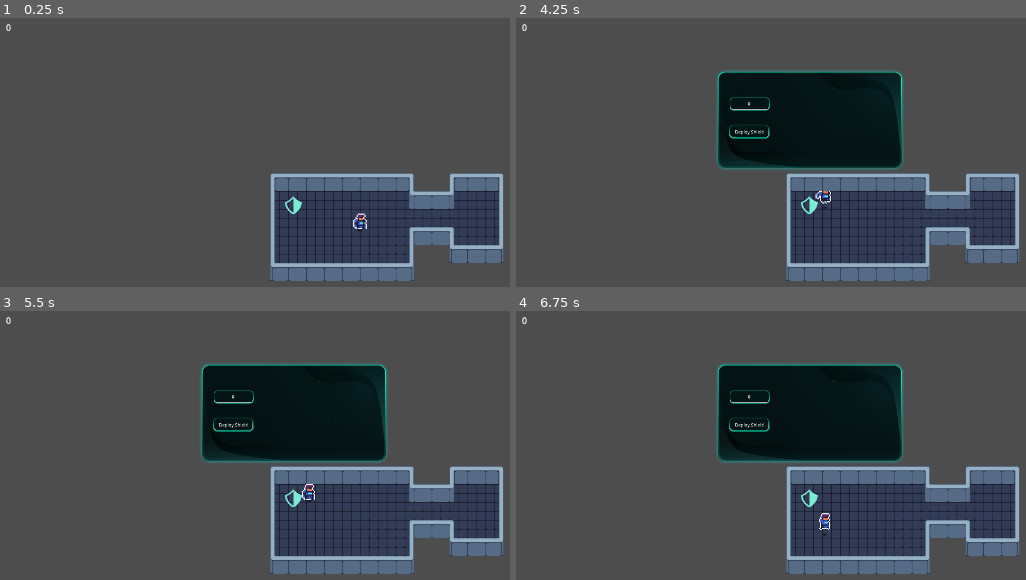
Above: before the commit, frames 1-4 (two rows, left to right).
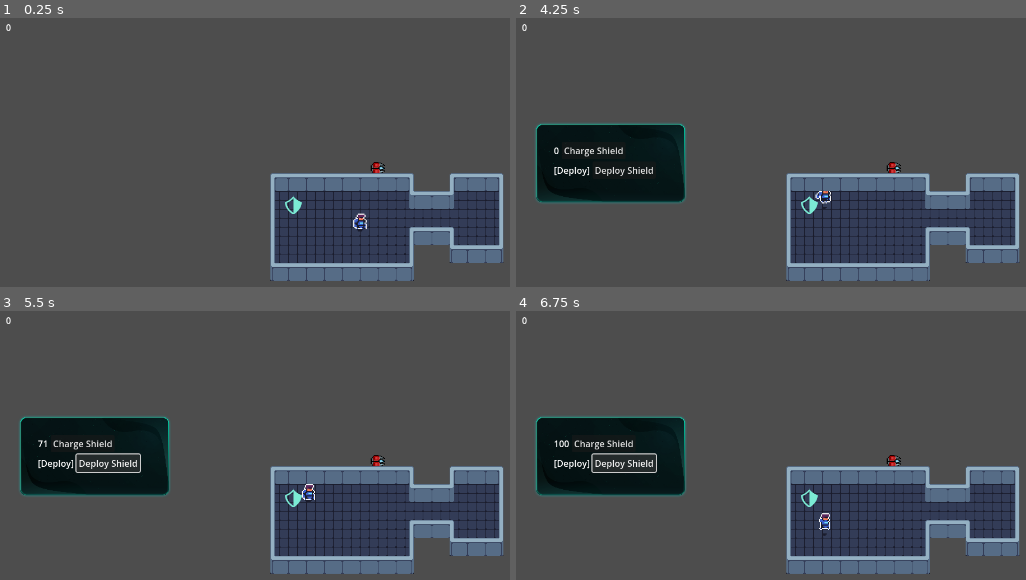
Above: after the commit, the same moments.

Repository: PelleSwelle/spaceship-manager
Game: Godot game, scene res://game.tscn
The game is run twice, just before and just after one commit, with the same random seed, the same clock (stepped at 60 frames per second) and the same inputs.
Inputs:
- Up to frame 1 (0.25 s): no input
- Up to frame 2 (4.25 s): tap Enter at 0.5, 2.75 s; hold Right (ui_right) 0.53-1.28 s; hold Down (ui_down) 1.28-2.03 s; tap Space at 2 s; hold Right (ui_right) 2.03-2.78 s; hold Up (ui_up) 2.78-3.53 s; hold Left (ui_left) from 3.53 s (still down)
- Up to frame 3 (5.5 s): release Left (ui_left) at 4.25 s; click "0" (after the commit: "Charge Shield") at 4.25 s; click "Deploy Shield" at 5 s
- Up to frame 4 (6.75 s): tap Space at 5.75 s; hold Left (ui_left) 5.78-6.53 s; hold Down (ui_down) from 6.53 s (still down)

The runs differ from the first frame. In frame 1, less than 0.1% of the frame differs, in the area x 72-76%, y 53-58%; in frame 2, 22%, in the area x 3-76%, y 19-69%; in frame 3, 22%; in frame 4, 22%.

Commit message:
working UI, added turret

Diff:
--- a/UI/ui.tscn
+++ b/UI/ui.tscn
@@ -10,6 +10,7 @@
 anchors_preset = 15
 anchor_right = 1.0
 anchor_bottom = 1.0
+offset_right = -1300.0
 grow_horizontal = 2
 grow_vertical = 2
 
--- a/shield.tscn
+++ b/shield.tscn
@@ -177,7 +177,7 @@
 [node name="shield" type="AnimatedSprite2D"]
 z_index = -2
 position = Vector2(4.76837e-07, 0)
-scale = Vector2(2.5, 2.5)
+scale = Vector2(1.76667, 1.76667)
 sprite_frames = SubResource("SpriteFrames_b30t4")
 animation = &"idle"
 script = ExtResource("2_0lyuq")
--- a/shield_interface.gd
+++ b/shield_interface.gd
@@ -1,4 +1,4 @@
-extends Sprite2D
+extends CanvasLayer
 
 @export var chargeRate: float = .4
 var currentCharge: float = 0
@@ -13,7 +13,7 @@
 var shieldSprite = preload('res://shield.tscn')
 
 func _ready():
-	chargeLabel = $chargeButton/chargeLabel
+	chargeLabel = %chargeLabel
 
 # Called every frame. 'delta' is the elapsed time since the previous frame.
 func _process(delta):
--- a/shield_interface.tscn
+++ b/shield_interface.tscn
@@ -1,61 +1,64 @@
-[gd_scene load_steps=7 format=3 uid="uid://dt021xqgrscjq"]
+[gd_scene load_steps=3 format=3 uid="uid://dt021xqgrscjq"]
 
 [ext_resource type="Texture2D" uid="uid://b7uoh0kjyn1a0" path="res://1. Free Hologram Interface Wenrexa/Card X3/Card X5.png" id="1_tn4fm"]
 [ext_resource type="Script" path="res://shield_interface.gd" id="2_4hvh4"]
-[ext_resource type="Texture2D" uid="uid://c4tjiyntjribh" path="res://1. Free Hologram Interface Wenrexa/Button 1/Button Normal.png" id="2_uf57s"]
-[ext_resource type="Texture2D" uid="uid://cj4shp4pqpqic" path="res://1. Free Hologram Interface Wenrexa/Button 1/Button Active.png" id="3_imbvp"]
-[ext_resource type="Texture2D" uid="uid://65csq1751g15" path="res://1. Free Hologram Interface Wenrexa/Button 1/Button Hover.png" id="4_eix6g"]
-[ext_resource type="Texture2D" uid="uid://qb77v2mnuqdv" path="res://1. Free Hologram Interface Wenrexa/Button 1/Button Disable.png" id="5_l0nib"]
 
-[node name="shieldInterface" type="Sprite2D"]
-z_index = 10
-position = Vector2(171.179, 92.375)
-scale = Vector2(0.491379, 0.491379)
-texture = ExtResource("1_tn4fm")
+[node name="CanvasLayer" type="CanvasLayer"]
+offset = Vector2(400, 400)
+transform = Transform2D(1, 0, 0, 1, 400, 400)
 script = ExtResource("2_4hvh4")
 
-[node name="chargeButton" type="TextureButton" parent="."]
-offset_left = -292.0
-offset_top = -84.0
-offset_right = -145.0
-offset_bottom = -34.0
-texture_normal = ExtResource("2_uf57s")
-texture_pressed = ExtResource("3_imbvp")
-texture_hover = ExtResource("4_eix6g")
-texture_disabled = ExtResource("5_l0nib")
-ignore_texture_size = true
-stretch_mode = 4
+[node name="Sprite2D" type="Sprite2D" parent="."]
+position = Vector2(-209.698, -113.75)
+scale = Vector2(0.396552, 0.396552)
+texture = ExtResource("1_tn4fm")
 
-[node name="chargeLabel" type="Label" parent="chargeButton"]
-layout_mode = 0
-offset_left = -2.0
-offset_top = -1.0
-offset_right = 147.0
-offset_bottom = 50.0
-text = "Charge Shield"
-horizontal_alignment = 1
-vertical_alignment = 1
+[node name="MarginContainer" type="MarginContainer" parent="."]
+anchors_preset = -1
+anchor_left = -0.243
+anchor_top = -0.235
+anchor_right = -0.052
+anchor_bottom = -0.049
+offset_left = 0.00402832
+offset_top = 1.52588e-05
+offset_right = 0.256004
+offset_bottom = 0.200001
+grow_horizontal = 2
+grow_vertical = 2
+theme_override_constants/margin_left = 36
+theme_override_constants/margin_top = 36
+theme_override_constants/margin_right = 36
+theme_override_constants/margin_bottom = 36
 
-[node name="deployButton" type="TextureButton" parent="."]
-offset_left = -293.932
-offset_top = 17.0396
-offset_right = -145.932
-offset_bottom = 67.0396
-texture_normal = ExtResource("2_uf57s")
-texture_pressed = ExtResource("3_imbvp")
-texture_hover = ExtResource("4_eix6g")
-texture_disabled = ExtResource("5_l0nib")
-ignore_texture_size = true
-stretch_mode = 4
+[node name="VBoxContainer" type="VBoxContainer" parent="MarginContainer"]
+layout_mode = 2
 
-[node name="Label" type="Label" parent="deployButton"]
-layout_mode = 0
-offset_right = 150.0
-offset_bottom = 51.0
+[node name="HBoxContainer" type="HBoxContainer" parent="MarginContainer/VBoxContainer"]
+layout_mode = 2
+size_flags_horizontal = 0
+alignment = 1
+
+[node name="chargeLabel" type="Label" parent="MarginContainer/VBoxContainer/HBoxContainer"]
+unique_name_in_owner = true
+layout_mode = 2
+text = "[charge]"
+
+[node name="charge_button" type="Button" parent="MarginContainer/VBoxContainer/HBoxContainer"]
+layout_mode = 2
+text = "Charge Shield
+"
+
+[node name="HBoxContainer2" type="HBoxContainer" parent="MarginContainer/VBoxContainer"]
+layout_mode = 2
+
+[node name="deployLabel" type="Label" parent="MarginContainer/VBoxContainer/HBoxContainer2"]
+layout_mode = 2
+text = "[Deploy]"
+
+[node name="deploy_button" type="Button" parent="MarginContainer/VBoxContainer/HBoxContainer2"]
+layout_mode = 2
 text = "Deploy Shield
 "
-horizontal_alignment = 1
-vertical_alignment = 1
 
-[connection signal="pressed" from="chargeButton" to="." method="_on_charge_button_pressed"]
-[connection signal="pressed" from="deployButton" to="." method="_on_deploy_button_pressed"]
+[connection signal="pressed" from="MarginContainer/VBoxContainer/HBoxContainer/charge_button" to="." method="_on_charge_button_pressed"]
+[connection signal="pressed" from="MarginContainer/VBoxContainer/HBoxContainer2/deploy_button" to="." method="_on_deploy_button_pressed"]
--- a/shield_station.tscn
+++ b/shield_station.tscn
@@ -26,7 +26,6 @@
 
 [node name="shieldInterface" parent="." instance=ExtResource("3_rab4r")]
 visible = false
-position = Vector2(1, -152)
 
 [connection signal="body_entered" from="Area2D" to="." method="_on_area_2d_body_entered"]
 [connection signal="body_exited" from="Area2D" to="." method="_on_area_2d_body_exited"]
--- a/ship.tscn
+++ b/ship.tscn
@@ -37,6 +37,7 @@
 [ext_resource type="Texture2D" uid="uid://cl38es4wu0fpc" path="res://1. Free Hologram Interface Wenrexa/Icons/briefcase.png" id="34_33buk"]
 [ext_resource type="Texture2D" uid="uid://c4hupn5uee4jb" path="res://1. Free Hologram Interface Wenrexa/Icons/bulletedList.png" id="35_axpku"]
 [ext_resource type="PackedScene" uid="uid://46y7i0cgi37n" path="res://shield_station.tscn" id="36_qleej"]
+[ext_resource type="PackedScene" uid="uid://bixfeqmcp0ef2" path="res://weapons/laser_turret.tscn" id="38_nqpxe"]
 
 [sub_resource type="TileSetAtlasSource" id="TileSetAtlasSource_dcbe6"]
 texture = ExtResource("2_o2en2")
@@ -1320,3 +1321,6 @@
 [node name="CollisionShape2D4" type="CollisionShape2D" parent="."]
 position = Vector2(4, 96)
 shape = SubResource("RectangleShape2D_mwer4")
+
+[node name="laserTurret" parent="." instance=ExtResource("38_nqpxe")]
+position = Vector2(192, -8)
--- /dev/null
+++ b/weapons/laser_blast.tscn
@@ -0,0 +1,33 @@
+[gd_scene load_steps=5 format=3 uid="uid://dx72s5s246vfp"]
+
+[ext_resource type="Texture2D" uid="uid://cm4ttdy1l1b5b" path="res://Sprites - Lasers Bullets #1 [66]v2.5/Laser Sprites/01.png" id="1_xdj7i"]
+[ext_resource type="Texture2D" uid="uid://bxgopa1wh0vst" path="res://Sprites - Lasers Bullets #1 [66]v2.5/Laser Sprites/11.png" id="2_icwkm"]
+
+[sub_resource type="SpriteFrames" id="SpriteFrames_rqiuh"]
+animations = [{
+"frames": [{
+"duration": 1.0,
+"texture": ExtResource("1_xdj7i")
+}, {
+"duration": 1.0,
+"texture": ExtResource("2_icwkm")
+}],
+"loop": false,
+"name": &"shoot",
+"speed": 5.0
+}]
+
+[sub_resource type="CircleShape2D" id="CircleShape2D_pggs0"]
+
+[node name="laserBlast" type="Area2D"]
+
+[node name="AnimatedSprite2D" type="AnimatedSprite2D" parent="."]
+position = Vector2(0, -1)
+sprite_frames = SubResource("SpriteFrames_rqiuh")
+animation = &"shoot"
+frame = 1
+frame_progress = 1.0
+
+[node name="CollisionShape2D" type="CollisionShape2D" parent="."]
+position = Vector2(56, 0)
+shape = SubResource("CircleShape2D_pggs0")
--- /dev/null
+++ b/weapons/laser_turret.tscn
@@ -0,0 +1,77 @@
+[gd_scene load_steps=11 format=3 uid="uid://bixfeqmcp0ef2"]
+
+[ext_resource type="Texture2D" uid="uid://bv7y7jtpxhope" path="res://space_breaker_asset/Weapons/Small/Laser/turret_02_mk1.png" id="1_apky5"]
+[ext_resource type="Texture2D" uid="uid://d11r7w8ihqeml" path="res://space_breaker_asset/Weapons/Small/Laser/turret_02_mk1_anim.png" id="1_uuek5"]
+
+[sub_resource type="AtlasTexture" id="AtlasTexture_52360"]
+atlas = ExtResource("1_apky5")
+region = Rect2(0, 0, 32, 27)
+
+[sub_resource type="AtlasTexture" id="AtlasTexture_16g01"]
+atlas = ExtResource("1_uuek5")
+region = Rect2(0, 0, 32, 27)
+
+[sub_resource type="AtlasTexture" id="AtlasTexture_2mh1k"]
+atlas = ExtResource("1_uuek5")
+region = Rect2(32, 0, 32, 27)
+
+[sub_resource type="AtlasTexture" id="AtlasTexture_jbnoe"]
+atlas = ExtResource("1_uuek5")
+region = Rect2(64, 0, 32, 27)
+
+[sub_resource type="AtlasTexture" id="AtlasTexture_au8na"]
+atlas = ExtResource("1_uuek5")
+region = Rect2(96, 0, 32, 27)
+
+[sub_resource type="AtlasTexture" id="AtlasTexture_dsnv1"]
+atlas = ExtResource("1_uuek5")
+region = Rect2(128, 0, 32, 27)
+
+[sub_resource type="AtlasTexture" id="AtlasTexture_qmov7"]
+atlas = ExtResource("1_uuek5")
+region = Rect2(160, 0, 32, 27)
+
+[sub_resource type="SpriteFrames" id="SpriteFrames_5befo"]
+animations = [{
+"frames": [{
+"duration": 1.0,
+"texture": SubResource("AtlasTexture_52360")
+}],
+"loop": true,
+"name": &"idle",
+"speed": 5.0
+}, {
+"frames": [{
+"duration": 1.0,
+"texture": SubResource("AtlasTexture_16g01")
+}, {
+"duration": 1.0,
+"texture": SubResource("AtlasTexture_2mh1k")
+}, {
+"duration": 1.0,
+"texture": SubResource("AtlasTexture_jbnoe")
+}, {
+"duration": 1.0,
+"texture": SubResource("AtlasTexture_au8na")
+}, {
+"duration": 1.0,
+"texture": SubResource("AtlasTexture_dsnv1")
+}, {
+"duration": 1.0,
+"texture": SubResource("AtlasTexture_qmov7")
+}],
+"loop": false,
+"name": &"shoot",
+"speed": 5.0
+}]
+
+[node name="laserTurret" type="Area2D"]
+
+[node name="AnimatedSprite2D" type="AnimatedSprite2D" parent="."]
+position = Vector2(0, -1.25)
+rotation = 1.5708
+scale = Vector2(1, 1.09259)
+sprite_frames = SubResource("SpriteFrames_5befo")
+animation = &"shoot"
+frame = 5
+frame_progress = 1.0
Binary file added: Sprites - Lasers Bullets #1 [66]v2.5/Laser Sprites/01.png
Not shown, added: Sprites - Lasers Bullets #1 [66]v2.5/Laser Sprites/01.png.import
Binary file added: Sprites - Lasers Bullets #1 [66]v2.5/Laser Sprites/02.png
Not shown, added: Sprites - Lasers Bullets #1 [66]v2.5/Laser Sprites/02.png.import
Binary file added: Sprites - Lasers Bullets #1 [66]v2.5/Laser Sprites/03.png
Not shown, added: Sprites - Lasers Bullets #1 [66]v2.5/Laser Sprites/03.png.import
Binary file added: Sprites - Lasers Bullets #1 [66]v2.5/Laser Sprites/04.png
Not shown, added: Sprites - Lasers Bullets #1 [66]v2.5/Laser Sprites/04.png.import
Binary file added: Sprites - Lasers Bullets #1 [66]v2.5/Laser Sprites/05.png
Not shown, added: Sprites - Lasers Bullets #1 [66]v2.5/Laser Sprites/05.png.import
Binary file added: Sprites - Lasers Bullets #1 [66]v2.5/Laser Sprites/06.png
Not shown, added: Sprites - Lasers Bullets #1 [66]v2.5/Laser Sprites/06.png.import
(and 272 more such lines)
